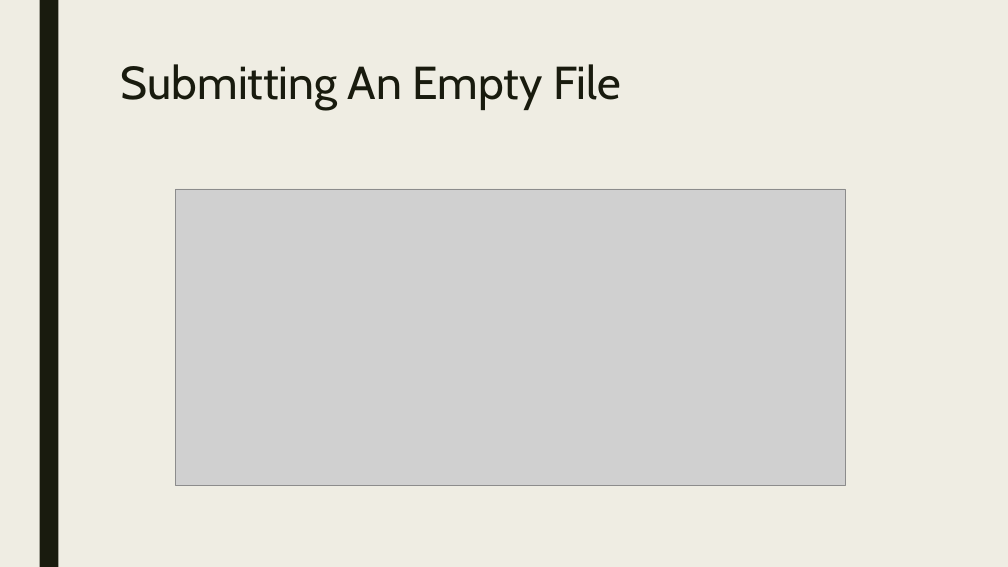
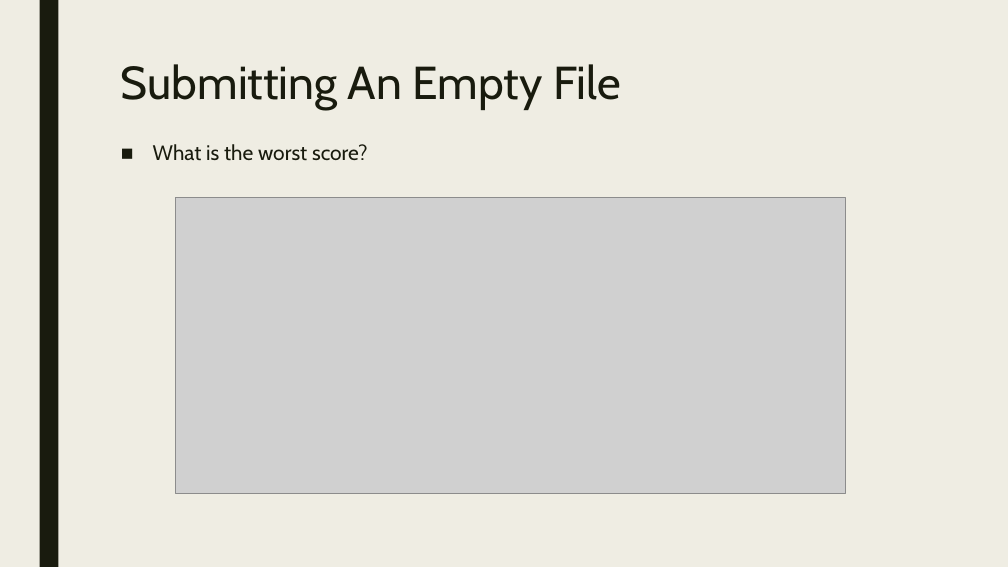
Before and after one commit to nycdatasci/bootcamp005_project, a slide deck: slide 9 of Project5-Capstone/Walmart/Walmart.pptx. Drawn at 1008x567 pixels with LibreOffice and Linux fonts; fonts in the diff are those of the drawing; grey boxes stand for pictures. Boxes give left, top, right and bottom in pixels: in the first picture for what was removed or moved away, otherwise in the second. Text is boxed around its words. In the diff, an @@ line names an element or a change of style, - is before the commit and + after.

```diff
--- a/Project5-Capstone/Walmart/Walmart.pptx
+++ b/Project5-Capstone/Walmart/Walmart.pptx
@@ text added at [153,144,368,161], 20 pt, text #191B0E @@
+■ What is the worst score?
@@ picture: place and size @@
-picture at [175,189,845,485]
+picture at [175,198,845,495]
```
Also in this commit, not shown: 2 other slides changed.
